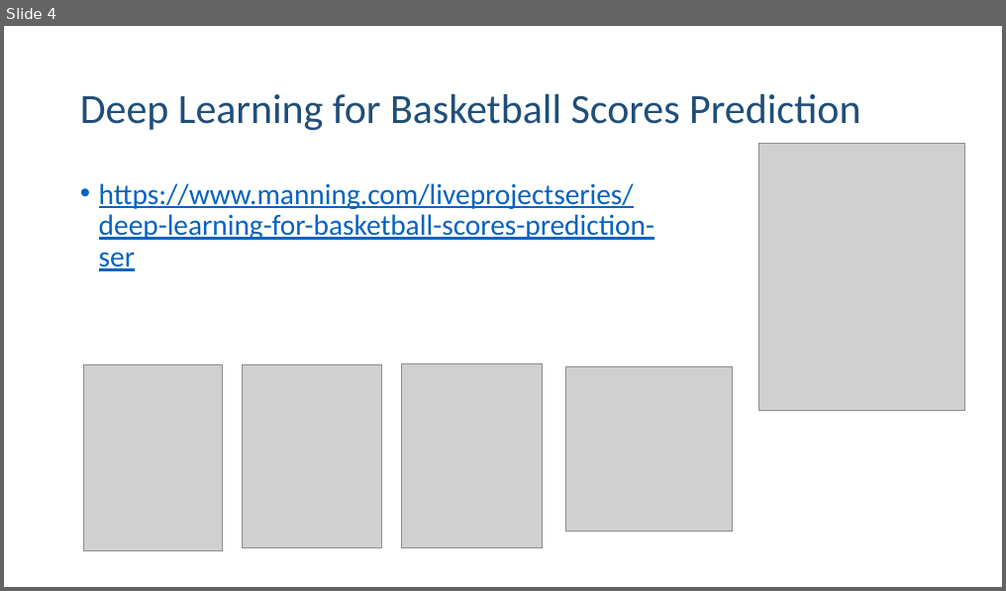
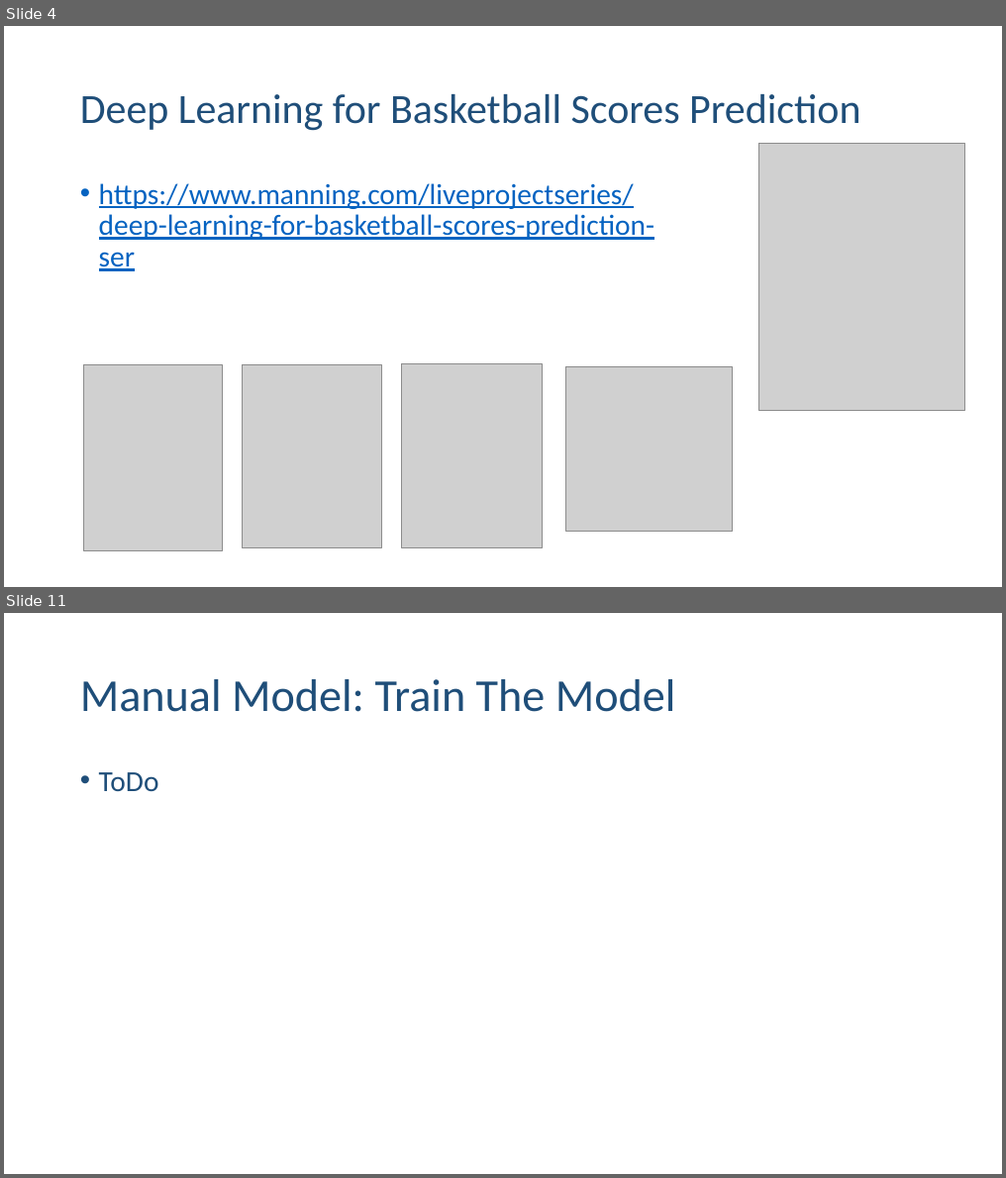
Before and after one commit to ehennis/Blog, a slide deck: AzureML/NebraskaCode.pptx. Shown one above the other, each under a label of ours: slide 4 before the commit, slides 4 and 11 after it; the slides between them are not shown. The pictures are 1006x591 and 1006x1178 pixels, drawn with LibreOffice and Linux fonts; fonts in the diff are those of the drawing; grey boxes stand for pictures. Boxes give left, top, right and bottom in pixels: in the first picture for what was removed or moved away, otherwise in the second. Text is boxed around its words. In the diff, an @@ line names an element or a change of style, - is before the commit and + after.

```diff
--- a/AzureML/NebraskaCode.pptx
+++ b/AzureML/NebraskaCode.pptx
@@ slide 11 added at box(4, 613, 1002, 1174), background #FFFFFF @@
@@ title added at box(80, 679, 676, 712), 44 pt, text #1F4E79 @@
+Manual Model: Train The Model
@@ text added at box(99, 772, 159, 791), 28 pt, text #1F4E79 @@
+• ToDo
```
Also in this commit, not shown: 3 slides changed, 15 other slides added.
